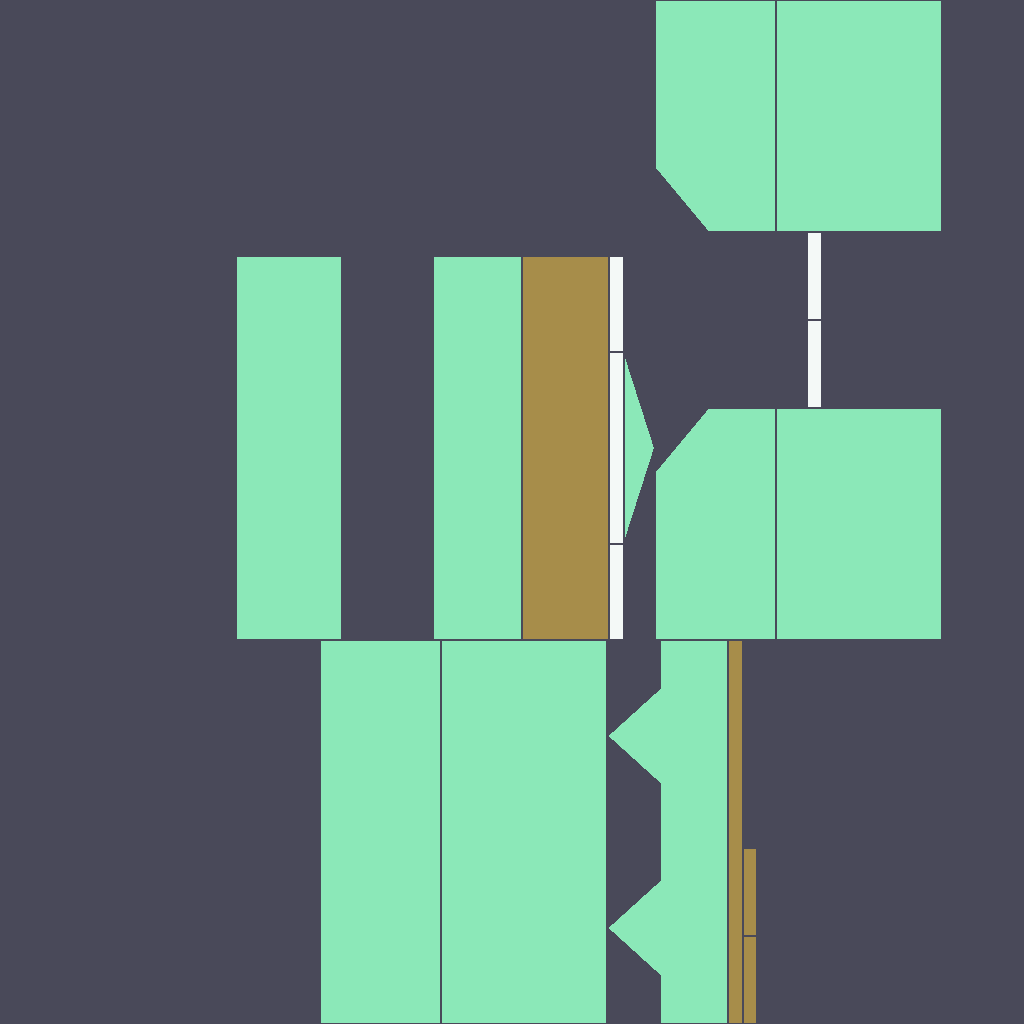
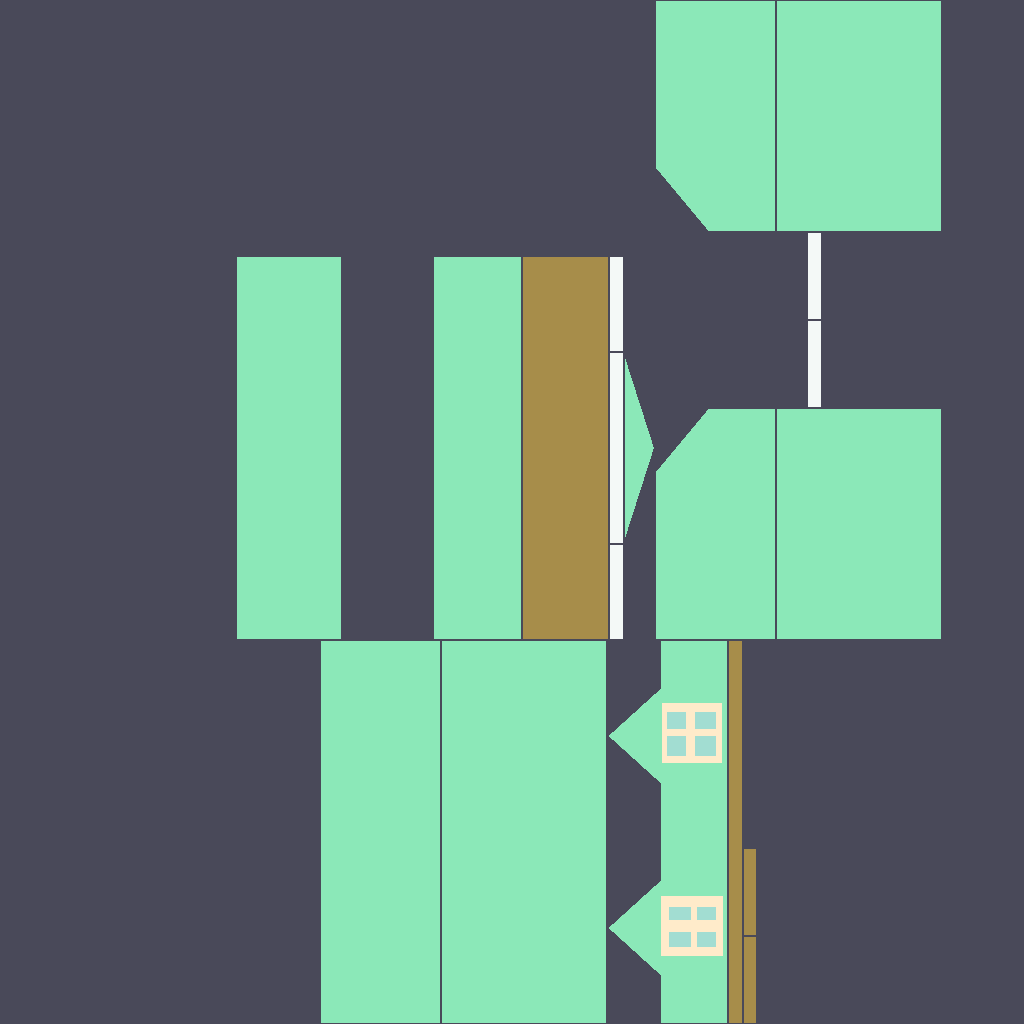
The second w=1024, h=1024 image is a revision of the first. Changes to its layers:
added layer "details" above "color" over [661, 703, 723, 956]
